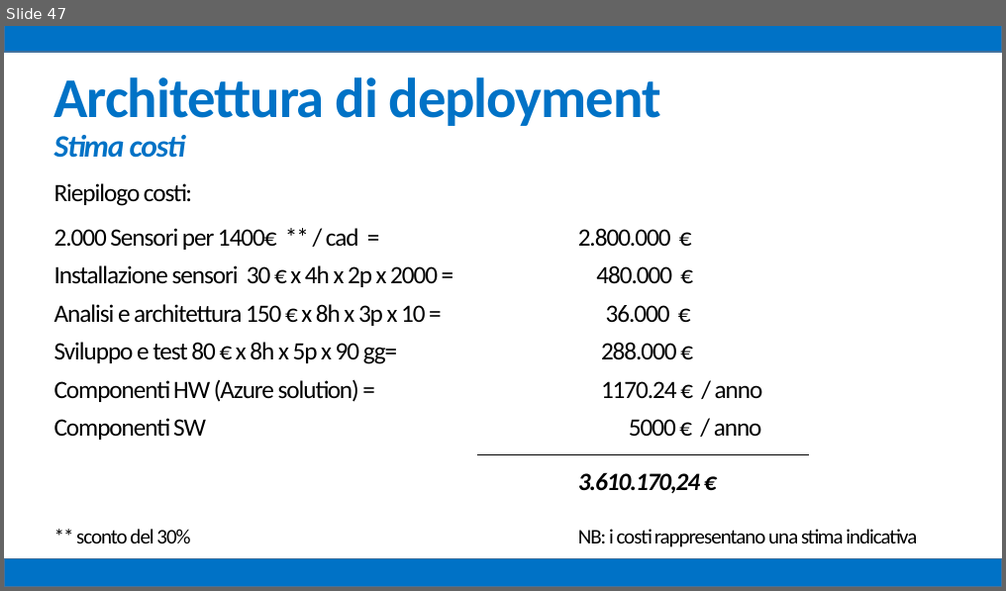
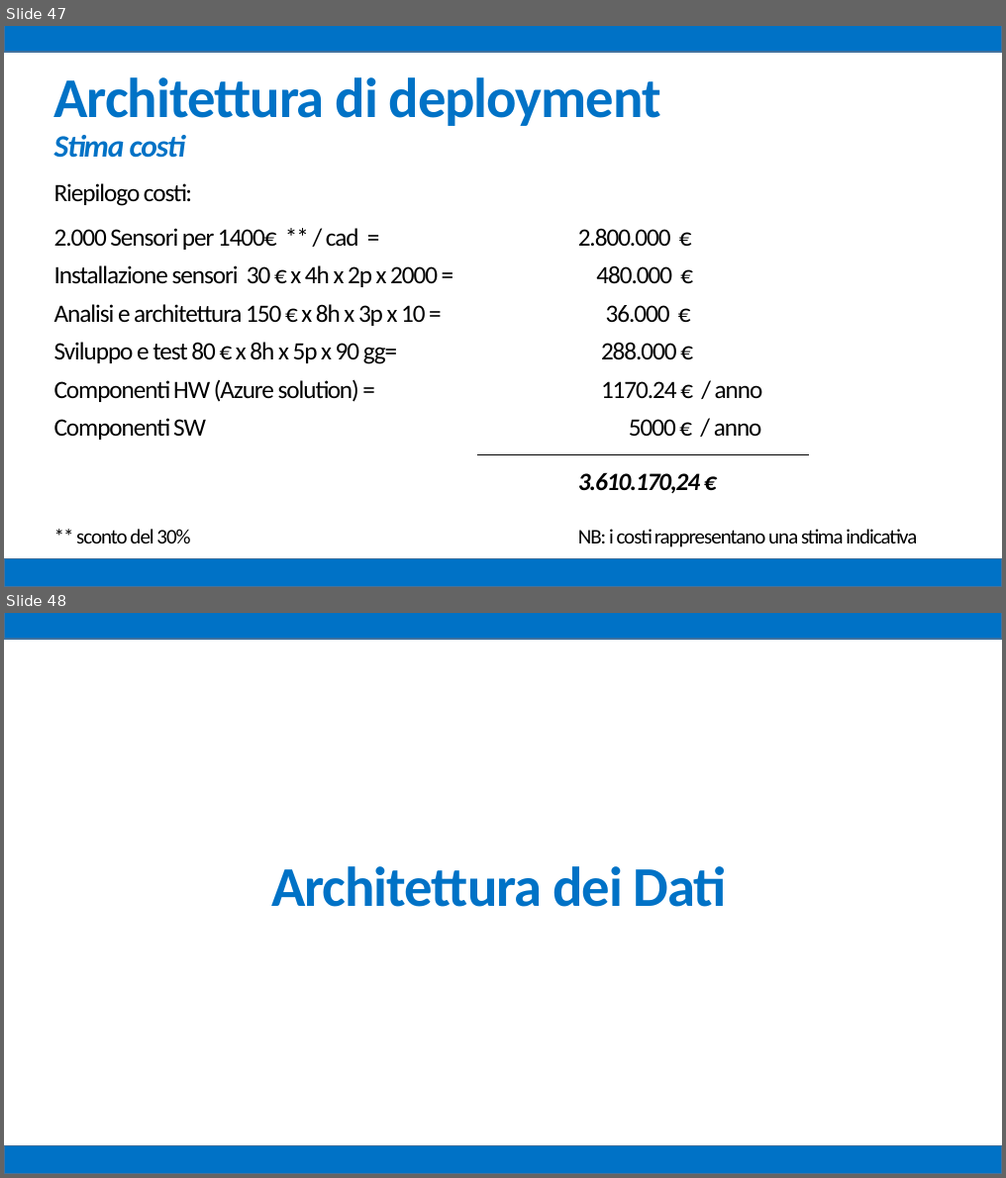
Before and after one commit to mz1991/ProgettoFebbraio2015, a slide deck: Febbraio 2015.pptx. Shown one above the other, each under a label of ours: slide 47 before the commit, slides 47 and 48 after it. The pictures are 1006x591 and 1006x1178 pixels, drawn with LibreOffice and Linux fonts; fonts in the diff are those of the drawing. Boxes give left, top, right and bottom in pixels: in the first picture for what was removed or moved away, otherwise in the second. Text is boxed around its words. In the diff, an @@ line names an element or a change of style, - is before the commit and + after.

```diff
--- a/Febbraio 2015.pptx
+++ b/Febbraio 2015.pptx
@@ slide 48 added at box(4, 613, 1002, 1174), background #FFFFFF @@
@@ rectangle added at box(4, 613, 1002, 639), fill #0072C6, outline #43739E 1 pt @@
@@ text added at box(271, 866, 727, 907), 54 pt, text #0072C6, bold @@
+Architettura dei Dati
@@ rectangle added at box(4, 1146, 1002, 1174), fill #0072C6, outline #43739E 1 pt @@
```
Also in this commit, not shown: 29 slides changed, 1 slide removed, 1 other file.
